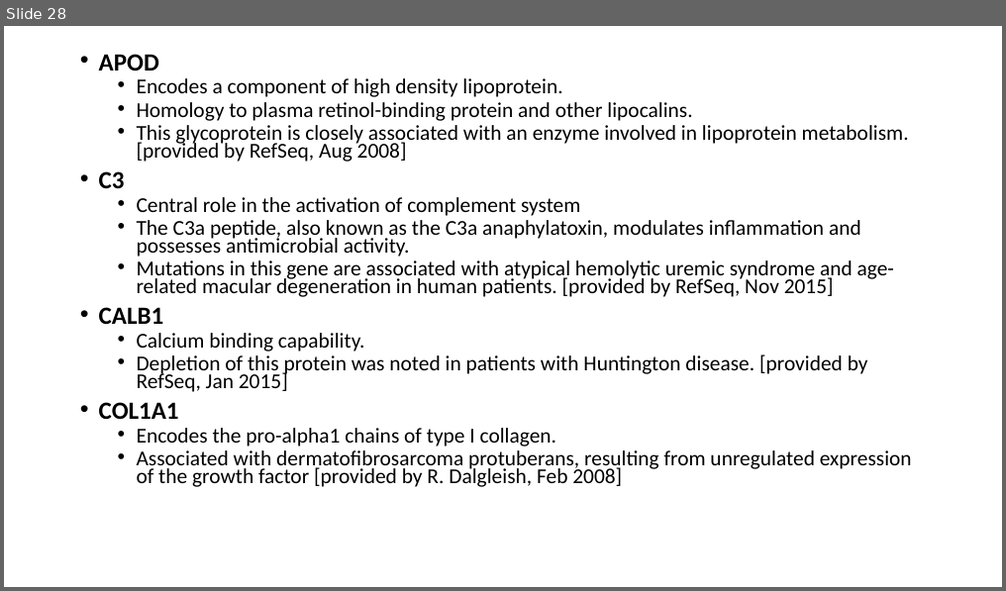
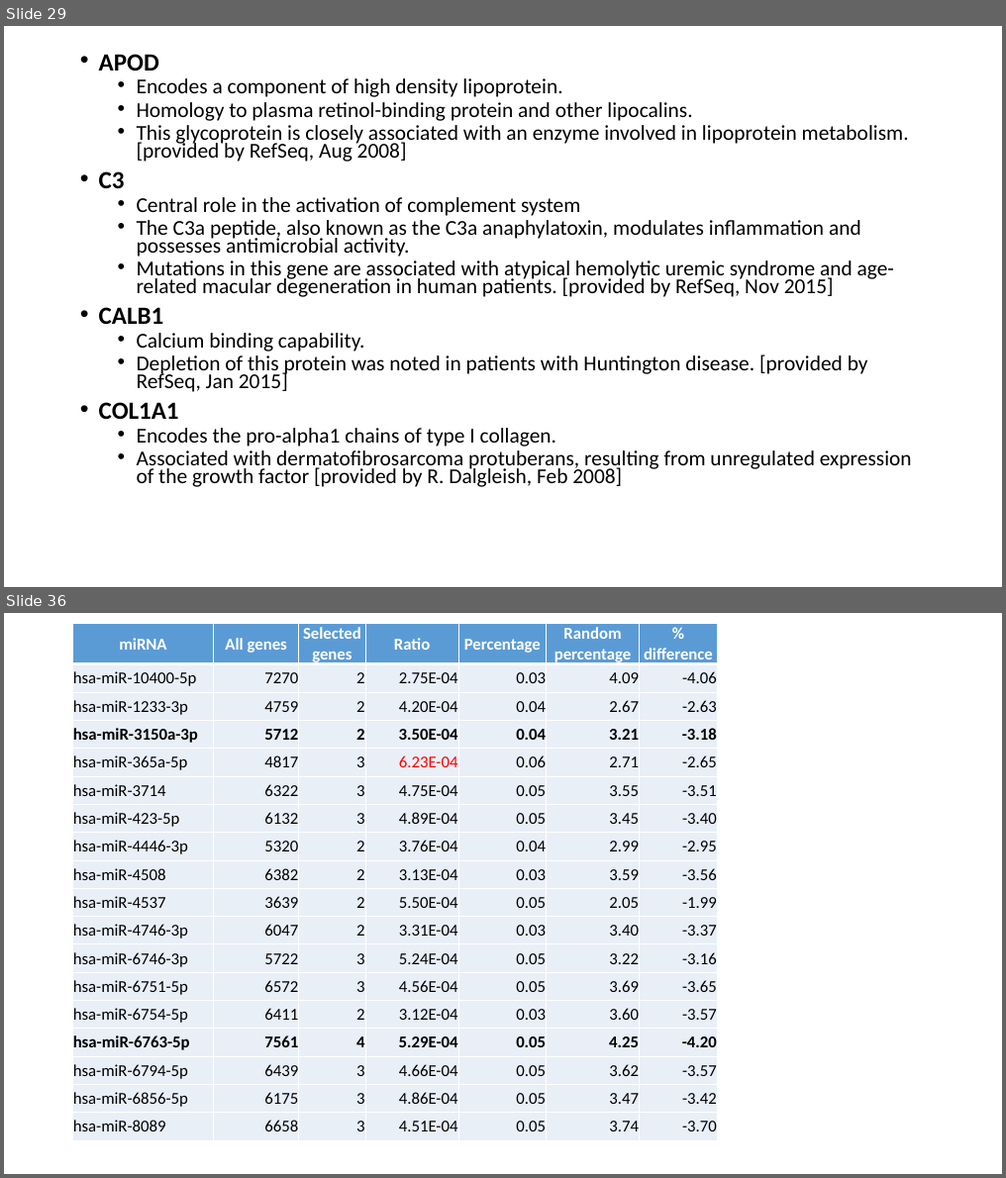
Before and after one commit to GuerreroVazquez/miRNA_small_tools, a slide deck: Presentations/Dryrun.pptx. Shown one above the other, each under a label of ours: slide 28 before the commit, slides 29 and 36 after it; the slides between them are not shown. The pictures are 1006x591 and 1006x1178 pixels, drawn with LibreOffice and Linux fonts; fonts in the diff are those of the drawing. Boxes give left, top, right and bottom in pixels: in the first picture for what was removed or moved away, otherwise in the second. Text is boxed around its words. In the diff, an @@ line names an element or a change of style, - is before the commit and + after.

```diff
--- a/Presentations/Dryrun.pptx
+++ b/Presentations/Dryrun.pptx
@@ slide 36 added at (4,613,1002,1174), background #FFFFFF @@
@@ table added at (73,624,717,1141), 18 rows, 7 columns @@
+miRNA | All genes | Selected genes | Ratio | Percentage | Random percentage | % difference
+hsa-miR-10400-5p | 7270 | 2 | 2.75E-04 | 0.03 | 4.09 | -4.06
+hsa-miR-1233-3p | 4759 | 2 | 4.20E-04 | 0.04 | 2.67 | -2.63
+hsa-miR-3150a-3p | 5712 | 2 | 3.50E-04 | 0.04 | 3.21 | -3.18
+hsa-miR-365a-5p | 4817 | 3 | 6.23E-04 | 0.06 | 2.71 | -2.65
+hsa-miR-3714 | 6322 | 3 | 4.75E-04 | 0.05 | 3.55 | -3.51
+hsa-miR-423-5p | 6132 | 3 | 4.89E-04 | 0.05 | 3.45 | -3.40
+hsa-miR-4446-3p | 5320 | 2 | 3.76E-04 | 0.04 | 2.99 | -2.95
+hsa-miR-4508 | 6382 | 2 | 3.13E-04 | 0.03 | 3.59 | -3.56
+hsa-miR-4537 | 3639 | 2 | 5.50E-04 | 0.05 | 2.05 | -1.99
+hsa-miR-4746-3p | 6047 | 2 | 3.31E-04 | 0.03 | 3.40 | -3.37
+hsa-miR-6746-3p | 5722 | 3 | 5.24E-04 | 0.05 | 3.22 | -3.16
+hsa-miR-6751-5p | 6572 | 3 | 4.56E-04 | 0.05 | 3.69 | -3.65
+hsa-miR-6754-5p | 6411 | 2 | 3.12E-04 | 0.03 | 3.60 | -3.57
+hsa-miR-6763-5p | 7561 | 4 | 5.29E-04 | 0.05 | 4.25 | -4.20
+hsa-miR-6794-5p | 6439 | 3 | 4.66E-04 | 0.05 | 3.62 | -3.57
+hsa-miR-6856-5p | 6175 | 3 | 4.86E-04 | 0.05 | 3.47 | -3.42
+hsa-miR-8089 | 6658 | 3 | 4.51E-04 | 0.05 | 3.74 | -3.70
@@ what was slide 28 is now slide 29 @@
```
Also in this commit, not shown: 9 slides changed, 16 other slides added.
